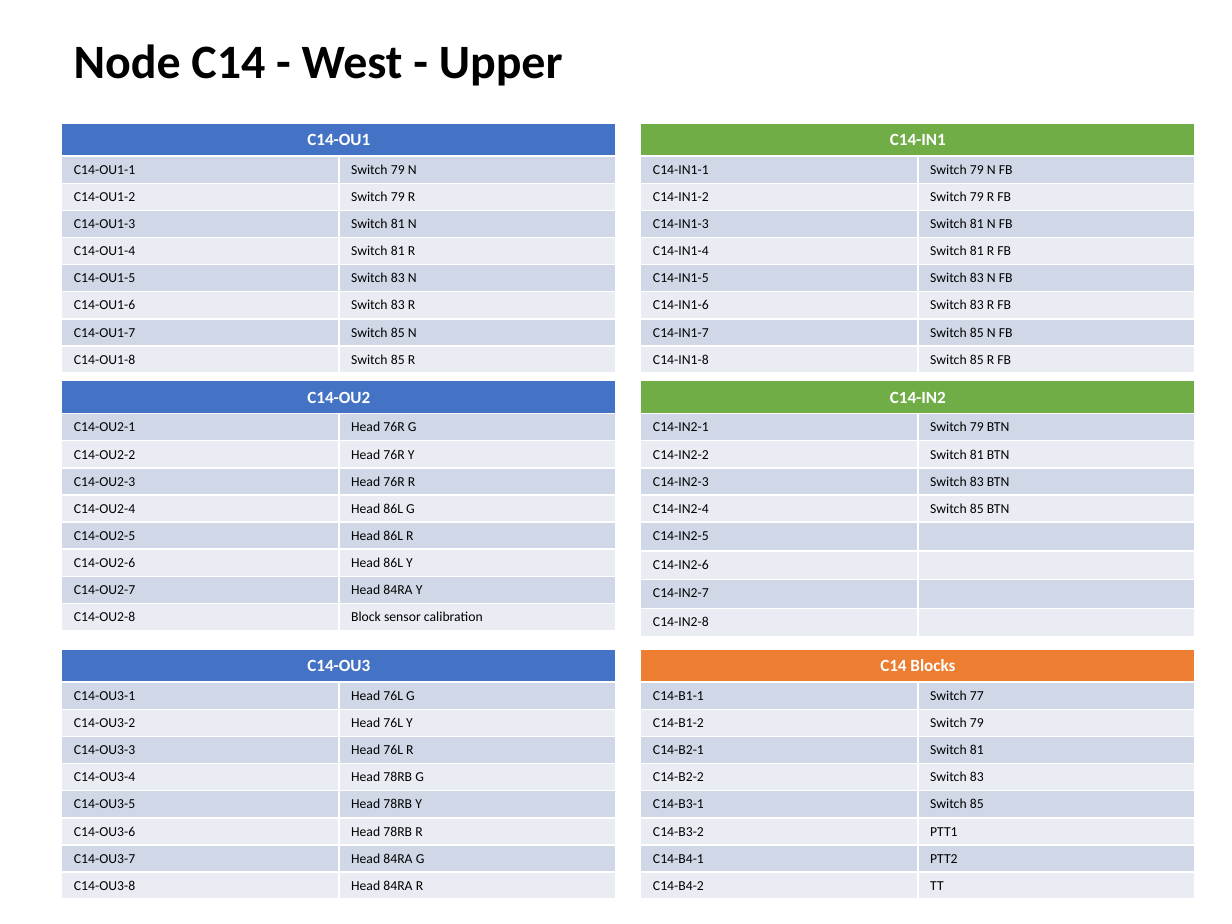
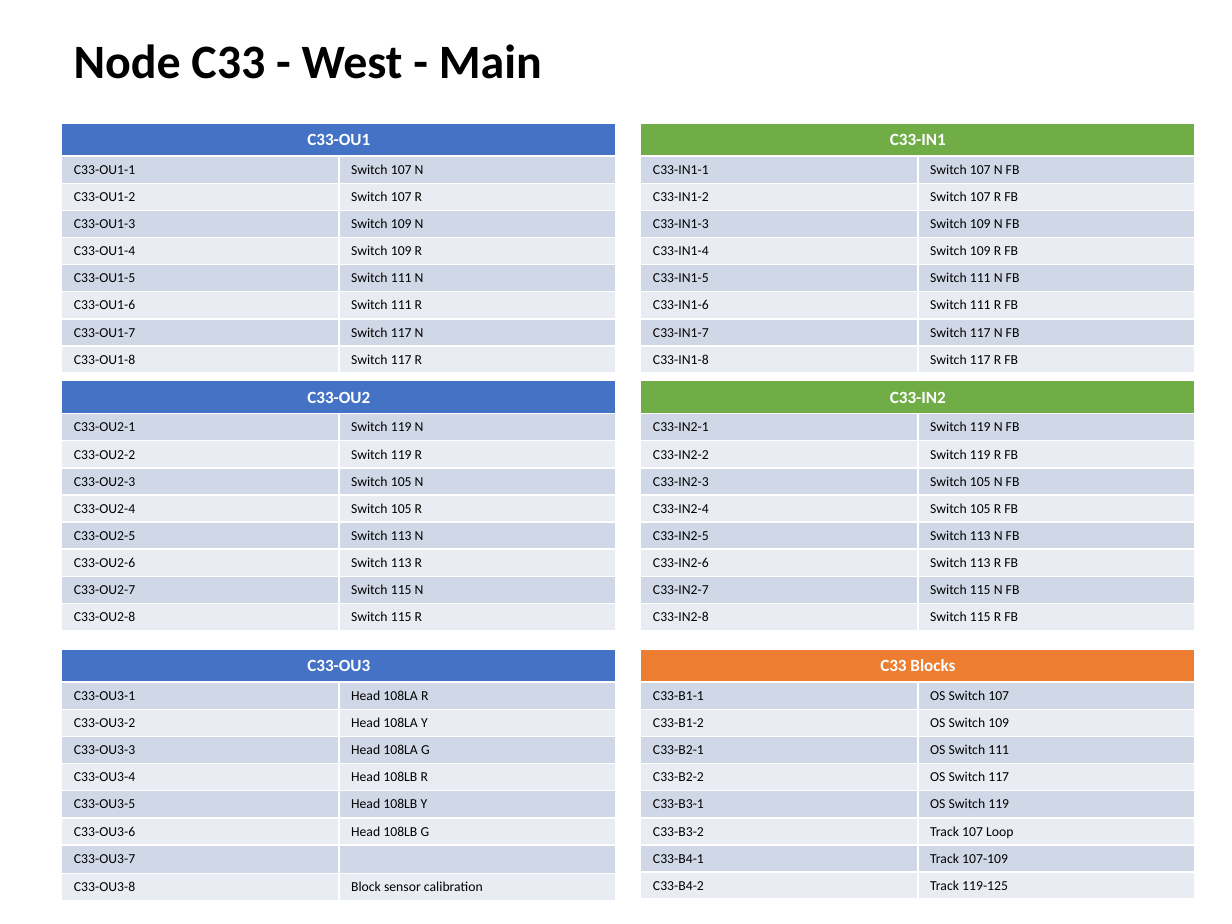
Before and after one commit to lnevo/hart, a slide deck: slide 15 of docs/wiring/Wiring_Schematic.pptx (slide 10 before the commit). Drawn at 1232x924 pixels with LibreOffice and Linux fonts; fonts in the diff are those of the drawing. Boxes give left, top, right and bottom in pixels: in the first picture for what was removed or moved away, otherwise in the second. Text is boxed around its words. In the diff, an @@ line names an element or a change of style, - is before the commit and + after.

```diff
--- a/docs/wiring/Wiring_Schematic.pptx
+++ b/docs/wiring/Wiring_Schematic.pptx
@@ text at <box>74,44,542,79</box>: text changed @@
-Node C14 - West - Upper
+Node C33 - West - Main
@@ table at <box>62,123,616,368</box> @@
-row 1, column 1: C14-OU1
+row 1, column 1: C33-OU1
-row 2, column 1: C14-OU1-1
+row 2, column 1: C33-OU1-1
-row 2, column 2: Switch 79 N
+row 2, column 2: Switch 107 N
-row 3, column 1: C14-OU1-2
+row 3, column 1: C33-OU1-2
-row 3, column 2: Switch 79 R
+row 3, column 2: Switch 107 R
-row 4, column 1: C14-OU1-3
+row 4, column 1: C33-OU1-3
-row 4, column 2: Switch 81 N
+row 4, column 2: Switch 109 N
-row 5, column 1: C14-OU1-4
+row 5, column 1: C33-OU1-4
-row 5, column 2: Switch 81 R
+row 5, column 2: Switch 109 R
-row 6, column 1: C14-OU1-5
+row 6, column 1: C33-OU1-5
-row 6, column 2: Switch 83 N
+row 6, column 2: Switch 111 N
-row 7, column 1: C14-OU1-6
+row 7, column 1: C33-OU1-6
-row 7, column 2: Switch 83 R
+row 7, column 2: Switch 111 R
-row 8, column 1: C14-OU1-7
+row 8, column 1: C33-OU1-7
-row 8, column 2: Switch 85 N
+row 8, column 2: Switch 117 N
-row 9, column 1: C14-OU1-8
+row 9, column 1: C33-OU1-8
-row 9, column 2: Switch 85 R
+row 9, column 2: Switch 117 R
@@ table at <box>641,123,1195,368</box> @@
-row 1, column 1: C14-IN1
+row 1, column 1: C33-IN1
-row 2, column 1: C14-IN1-1
+row 2, column 1: C33-IN1-1
-row 2, column 2: Switch 79 N FB
+row 2, column 2: Switch 107 N FB
-row 3, column 1: C14-IN1-2
+row 3, column 1: C33-IN1-2
-row 3, column 2: Switch 79 R FB
+row 3, column 2: Switch 107 R FB
-row 4, column 1: C14-IN1-3
+row 4, column 1: C33-IN1-3
-row 4, column 2: Switch 81 N FB
+row 4, column 2: Switch 109 N FB
-row 5, column 1: C14-IN1-4
+row 5, column 1: C33-IN1-4
-row 5, column 2: Switch 81 R FB
+row 5, column 2: Switch 109 R FB
-row 6, column 1: C14-IN1-5
+row 6, column 1: C33-IN1-5
-row 6, column 2: Switch 83 N FB
+row 6, column 2: Switch 111 N FB
-row 7, column 1: C14-IN1-6
+row 7, column 1: C33-IN1-6
-row 7, column 2: Switch 83 R FB
+row 7, column 2: Switch 111 R FB
-row 8, column 1: C14-IN1-7
+row 8, column 1: C33-IN1-7
-row 8, column 2: Switch 85 N FB
+row 8, column 2: Switch 117 N FB
-row 9, column 1: C14-IN1-8
+row 9, column 1: C33-IN1-8
-row 9, column 2: Switch 85 R FB
+row 9, column 2: Switch 117 R FB
@@ table at <box>62,381,616,625</box> @@
-row 1, column 1: C14-OU2
+row 1, column 1: C33-OU2
-row 2, column 1: C14-OU2-1
+row 2, column 1: C33-OU2-1
-row 2, column 2: Head 76R G
+row 2, column 2: Switch 119 N
-row 3, column 1: C14-OU2-2
+row 3, column 1: C33-OU2-2
-row 3, column 2: Head 76R Y
+row 3, column 2: Switch 119 R
-row 4, column 1: C14-OU2-3
+row 4, column 1: C33-OU2-3
-row 4, column 2: Head 76R R
+row 4, column 2: Switch 105 N
-row 5, column 1: C14-OU2-4
+row 5, column 1: C33-OU2-4
-row 5, column 2: Head 86L G
+row 5, column 2: Switch 105 R
-row 6, column 1: C14-OU2-5
+row 6, column 1: C33-OU2-5
-row 6, column 2: Head 86L R
+row 6, column 2: Switch 113 N
-row 7, column 1: C14-OU2-6
+row 7, column 1: C33-OU2-6
-row 7, column 2: Head 86L Y
+row 7, column 2: Switch 113 R
-row 8, column 1: C14-OU2-7
+row 8, column 1: C33-OU2-7
-row 8, column 2: Head 84RA Y
+row 8, column 2: Switch 115 N
-row 9, column 1: C14-OU2-8
+row 9, column 1: C33-OU2-8
-row 9, column 2: Block sensor calibration
+row 9, column 2: Switch 115 R
@@ table at <box>641,381,1195,625</box> @@
-row 1, column 1: C14-IN2
+row 1, column 1: C33-IN2
-row 2, column 1: C14-IN2-1
+row 2, column 1: C33-IN2-1
-row 2, column 2: Switch 79 BTN
+row 2, column 2: Switch 119 N FB
-row 3, column 1: C14-IN2-2
+row 3, column 1: C33-IN2-2
-row 3, column 2: Switch 81 BTN
+row 3, column 2: Switch 119 R FB
-row 4, column 1: C14-IN2-3
+row 4, column 1: C33-IN2-3
-row 4, column 2: Switch 83 BTN
+row 4, column 2: Switch 105 N FB
-row 5, column 1: C14-IN2-4
+row 5, column 1: C33-IN2-4
-row 5, column 2: Switch 85 BTN
+row 5, column 2: Switch 105 R FB
-row 6, column 1: C14-IN2-5
+row 6, column 1: C33-IN2-5
-row 6, column 2: 
+row 6, column 2: Switch 113 N FB
-row 7, column 1: C14-IN2-6
+row 7, column 1: C33-IN2-6
-row 7, column 2: 
+row 7, column 2: Switch 113 R FB
-row 8, column 1: C14-IN2-7
+row 8, column 1: C33-IN2-7
-row 8, column 2: 
+row 8, column 2: Switch 115 N FB
-row 9, column 1: C14-IN2-8
+row 9, column 1: C33-IN2-8
-row 9, column 2: 
+row 9, column 2: Switch 115 R FB
@@ table at <box>62,649,616,895</box> @@
-row 1, column 1: C14-OU3
+row 1, column 1: C33-OU3
-row 2, column 1: C14-OU3-1
+row 2, column 1: C33-OU3-1
-row 2, column 2: Head 76L G
+row 2, column 2: Head 108LA R
-row 3, column 1: C14-OU3-2
+row 3, column 1: C33-OU3-2
-row 3, column 2: Head 76L Y
+row 3, column 2: Head 108LA Y
-row 4, column 1: C14-OU3-3
+row 4, column 1: C33-OU3-3
-row 4, column 2: Head 76L R
+row 4, column 2: Head 108LA G
-row 5, column 1: C14-OU3-4
+row 5, column 1: C33-OU3-4
-row 5, column 2: Head 78RB G
+row 5, column 2: Head 108LB R
-row 6, column 1: C14-OU3-5
+row 6, column 1: C33-OU3-5
-row 6, column 2: Head 78RB Y
+row 6, column 2: Head 108LB Y
-row 7, column 1: C14-OU3-6
+row 7, column 1: C33-OU3-6
-row 7, column 2: Head 78RB R
+row 7, column 2: Head 108LB G
-row 8, column 1: C14-OU3-7
+row 8, column 1: C33-OU3-7
-row 8, column 2: Head 84RA G
+row 8, column 2: 
-row 9, column 1: C14-OU3-8
+row 9, column 1: C33-OU3-8
-row 9, column 2: Head 84RA R
+row 9, column 2: Block sensor calibration
@@ table at <box>641,649,1195,894</box> @@
-row 1, column 1: C14 Blocks
+row 1, column 1: C33 Blocks
-row 2, column 1: C14-B1-1
+row 2, column 1: C33-B1-1
-row 2, column 2: Switch 77
+row 2, column 2: OS Switch 107
-row 3, column 1: C14-B1-2
+row 3, column 1: C33-B1-2
-row 3, column 2: Switch 79
+row 3, column 2: OS Switch 109
-row 4, column 1: C14-B2-1
+row 4, column 1: C33-B2-1
-row 4, column 2: Switch 81
+row 4, column 2: OS Switch 111
-row 5, column 1: C14-B2-2
+row 5, column 1: C33-B2-2
-row 5, column 2: Switch 83
+row 5, column 2: OS Switch 117
-row 6, column 1: C14-B3-1
+row 6, column 1: C33-B3-1
-row 6, column 2: Switch 85
+row 6, column 2: OS Switch 119
-row 7, column 1: C14-B3-2
+row 7, column 1: C33-B3-2
-row 7, column 2: PTT1
+row 7, column 2: Track 107 Loop
-row 8, column 1: C14-B4-1
+row 8, column 1: C33-B4-1
-row 8, column 2: PTT2
+row 8, column 2: Track 107-109
-row 9, column 1: C14-B4-2
+row 9, column 1: C33-B4-2
-row 9, column 2: TT
+row 9, column 2: Track 119-125
```
Also in this commit, not shown: 8 other slides changed, 7 slides added, 8 other files.
